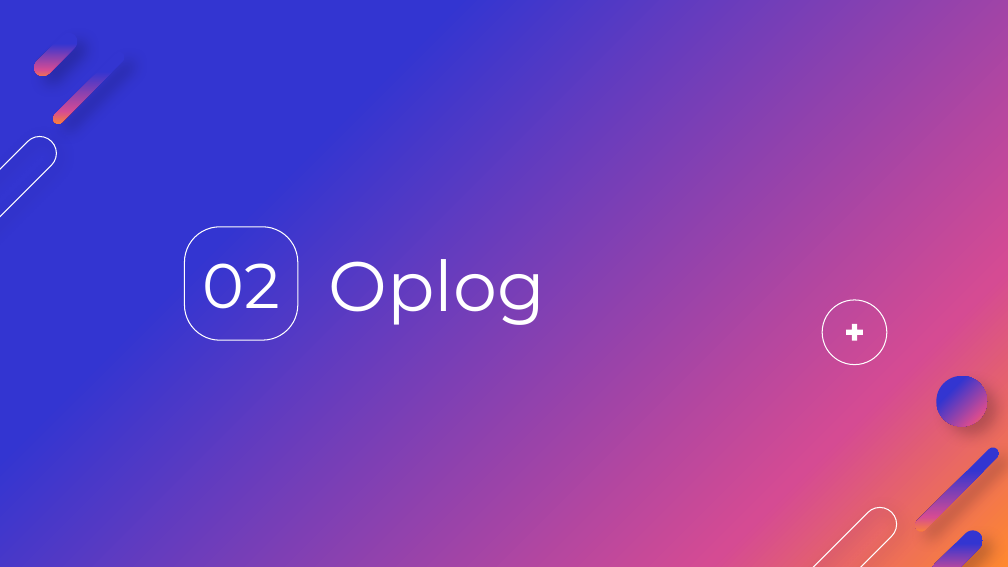
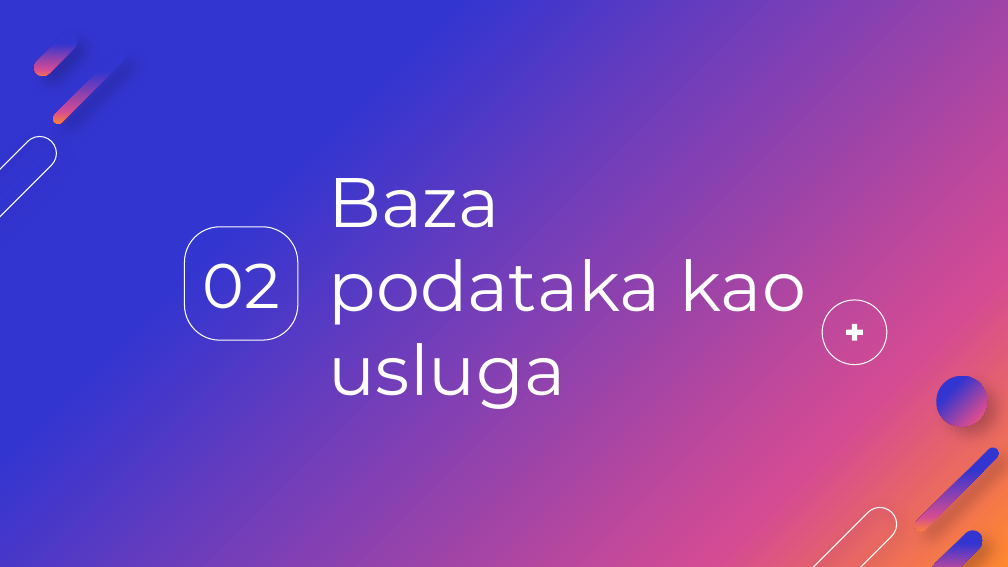
Before and after one commit to davidbosnic/SBP, a slide deck: slide 5 of 3/sbp3.pptx. Drawn at 1008x567 pixels with LibreOffice and Linux fonts; fonts in the diff are those of the drawing; background and template pictures are left out. Boxes give left, top, right and bottom in pixels: in the first picture for what was removed or moved away, otherwise in the second. Text is boxed around its words. In the diff, an @@ line names an element or a change of style, - is before the commit and + after.

```diff
--- a/3/sbp3.pptx
+++ b/3/sbp3.pptx
@@ title at (329, 178, 807, 409): text changed @@
-Oplog
+Baza podataka kao usluga
```
Also in this commit, not shown: 4 other slides changed, 11 slides added, 11 slides removed.
